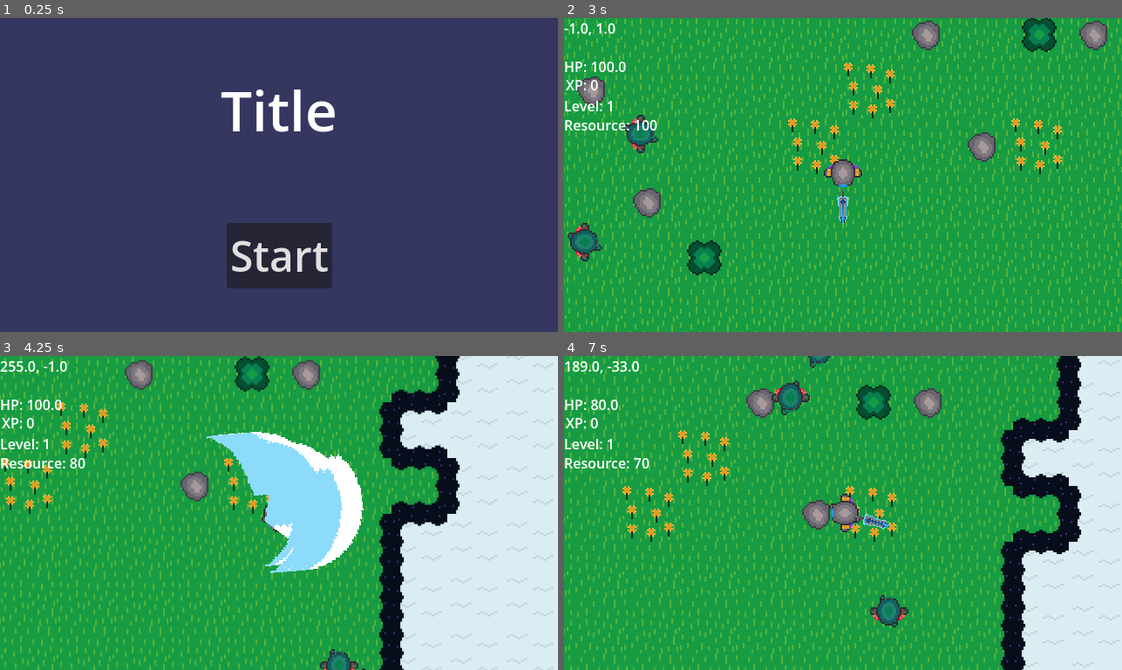
Above: before the commit, frames 1-4 (two rows, left to right).
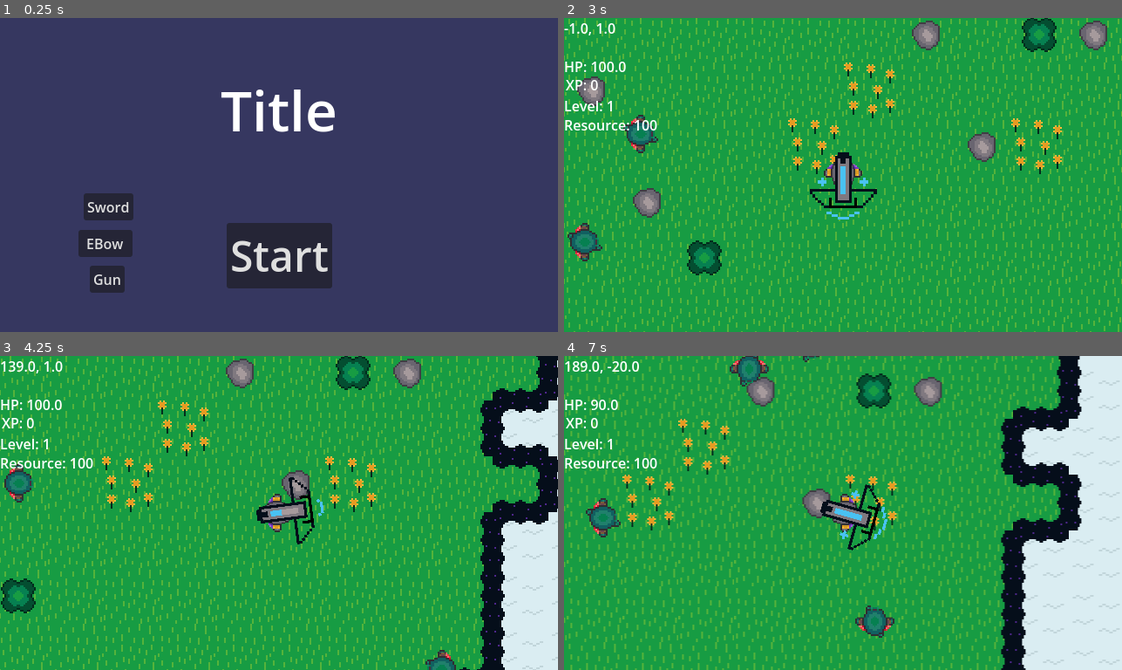
Above: after the commit, the same moments.

Repository: coder1015/real-roguelite
Game: Godot game, scene res://Scenes/main_menu.tscn
The game is run twice, just before and just after one commit, with the same random seed, the same clock (stepped at 60 frames per second) and the same inputs.
Inputs (mouse positions are in pixels of both pictures, inside the frame that each line leads up to):
- Up to frame 1 (0.25 s): no input
- Up to frame 2 (3 s): click (670, 278) at 0.5 s, where only the run after the commit has a clickable "Gun"; click (670, 206) at 1.25 s, where only the run after the commit has a clickable "Sword"; click (670, 244) at 2 s, where only the run after the commit has a clickable "EBow"; click "Start" at 2.75 s
- Up to frame 3 (4.25 s): move the mouse to (401, 497) at 3.52 s; hold D (move_right) from 3.53 s (still down); tap 1 (ability_1) at 3.6 s; click (401, 497) at 3.67 s; tap 2 (ability_2) at 3.8 s
- Up to frame 4 (7 s): move the mouse to (731, 528) at 4.27 s; release D (move_right) at 4.28 s; hold S (move_down) 4.28-5.03 s; tap 2 (ability_2) at 4.35, 6.05, 6.6 s; tap 3 (ability_3) at 4.55, 5.1, 6.8 s; move the mouse to (898, 443) at 5.02 s; hold D (move_right) 5.03-5.78 s; tap 1 (ability_1) at 5.3, 5.85 s; move the mouse to (815, 575) at 5.77 s; hold W (move_up) 5.78-6.53 s; click (815, 575) at 5.92 s; move the mouse to (1010, 560) at 6.52 s; hold A (move_left) from 6.53 s (still down)

The runs differ from the first frame. In frame 1, 2.1% of the frame differs, in the area x 14-24%, y 55-88%; in frame 2, 0.7%; in frame 3, 47%, in the area x 0-100%, y 0-100%; in frame 4, 28%.

Commit message:
AbilitySystemCleaning

Diff:
--- a/real-roguelike-godot-name/Scenes/ability_system.tscn
+++ b/real-roguelike-godot-name/Scenes/ability_system.tscn
@@ -1,8 +1,8 @@
 [gd_scene format=3 uid="uid://cx3m08pwi3o17"]
 
-[ext_resource type="Script" uid="uid://blco3xah8s4n1" path="res://Scripts/SwordAbilities/big_slash.gd" id="1_8gr4k"]
-[ext_resource type="Script" uid="uid://xr3xevcm7wgq" path="res://Scripts/SwordAbilities/slash_dash.gd" id="2_nfwpv"]
-[ext_resource type="Script" uid="uid://ouuo2cka2h3j" path="res://Scripts/SwordAbilities/razor_cuts.gd" id="3_115fw"]
+[ext_resource type="Script" uid="uid://blco3xah8s4n1" path="res://Scripts/SwordAbilities/sword_ability1.gd" id="1_8gr4k"]
+[ext_resource type="Script" uid="uid://xr3xevcm7wgq" path="res://Scripts/SwordAbilities/sword_ability2.gd" id="2_nfwpv"]
+[ext_resource type="Script" uid="uid://ouuo2cka2h3j" path="res://Scripts/SwordAbilities/sword_ability3.gd" id="3_115fw"]
 
 [node name="ability_system" type="Node2D" unique_id=447382601]
 
@@ -31,3 +31,5 @@
 ability_name = null
 resource_cost = null
 cooldown_time = null
+
+[node name="EBowAbilities" type="Node2D" parent="." unique_id=1886906548]
--- a/real-roguelike-godot-name/Scenes/main_menu.tscn
+++ b/real-roguelike-godot-name/Scenes/main_menu.tscn
@@ -51,3 +51,31 @@
 grow_vertical = 0
 theme_override_font_sizes/font_size = 48
 text = "Start"
+
+[node name="Gun" type="Button" parent="." unique_id=260029238]
+layout_mode = 0
+offset_left = 103.0
+offset_top = 284.0
+offset_right = 143.0
+offset_bottom = 315.0
+text = "Gun"
+
+[node name="Sword" type="Button" parent="." unique_id=1062958178]
+layout_mode = 0
+offset_left = 96.0
+offset_top = 201.0
+offset_right = 153.0
+offset_bottom = 232.0
+text = "Sword"
+
+[node name="EBow" type="Button" parent="." unique_id=888922233]
+layout_mode = 0
+offset_left = 90.0
+offset_top = 243.0
+offset_right = 152.0
+offset_bottom = 274.0
+text = "EBow"
+
+[connection signal="pressed" from="Gun" to="." method="_on_gun_pressed"]
+[connection signal="pressed" from="Sword" to="." method="_on_sword_pressed"]
+[connection signal="pressed" from="EBow" to="." method="_on_e_bow_pressed"]
--- /dev/null
+++ b/real-roguelike-godot-name/Scripts/EBowAbilities/ebow_ability1.gd
@@ -0,0 +1 @@
+extends Node
--- /dev/null
+++ b/real-roguelike-godot-name/Scripts/EBowAbilities/ebow_ability2.gd
@@ -0,0 +1 @@
+extends Node
--- /dev/null
+++ b/real-roguelike-godot-name/Scripts/EBowAbilities/ebow_ability3.gd
@@ -0,0 +1 @@
+extends Node
--- /dev/null
+++ b/real-roguelike-godot-name/Scripts/GunAbilities/gun_ability1.gd
@@ -0,0 +1 @@
+extends Node
--- /dev/null
+++ b/real-roguelike-godot-name/Scripts/GunAbilities/gun_ability2.gd
@@ -0,0 +1 @@
+extends Node
--- /dev/null
+++ b/real-roguelike-godot-name/Scripts/GunAbilities/gun_ability3.gd
@@ -0,0 +1 @@
+extends Node
--- a/real-roguelike-godot-name/Scripts/globals.gd
+++ b/real-roguelike-godot-name/Scripts/globals.gd
@@ -5,6 +5,7 @@
 const TILE_SIZE = 32
 
 var armor_menu_open = false
+var chosen_class: String = "Sword"
 
 const BIOME_ENEMIES = {
 	Vector2i(0, 0): "res://Scenes/enemy.tscn",   # grass
--- a/real-roguelike-godot-name/Scripts/main_menu.gd
+++ b/real-roguelike-godot-name/Scripts/main_menu.gd
@@ -13,3 +13,12 @@
 
 func _on_start_pressed():
 	get_tree().change_scene_to_file("res://Scenes/Main.tscn")
+
+func _on_gun_pressed() -> void:
+	Globals.chosen_class = "Gun"
+
+func _on_sword_pressed() -> void:
+	Globals.chosen_class = "Sword"
+
+func _on_e_bow_pressed() -> void:
+	Globals.chosen_class = "EBow"
--- a/real-roguelike-godot-name/Scripts/player.gd
+++ b/real-roguelike-godot-name/Scripts/player.gd
@@ -56,11 +56,11 @@
 	$weapon_system/Ranged/Gun.hide()
 	$weapon_system/Ranged/EBow.hide()
 	$weapon_system/Melee/Sword.hide()
-	set_weapon($weapon_system/Melee/Sword)
-
-	$ability_system/SwordAbilities/BigSlash.upgrade()
-	$ability_system/SwordAbilities/SlashDash.upgrade()
-	$ability_system/SwordAbilities/RazorCuts.upgrade()
+
+	match Globals.chosen_class:
+		"Sword": set_weapon($weapon_system/Melee/Sword)
+		"Gun": set_weapon($weapon_system/Ranged/Gun)
+		"EBow": set_weapon($weapon_system/Ranged/EBow)
 
 	var width = Globals.WORLD_WIDTH * Globals.TILE_SIZE
 	var height = Globals.WORLD_HEIGHT * Globals.TILE_SIZE
@@ -85,10 +85,22 @@
 
 	if Input.is_action_just_pressed("ability_1"):
 		$ability_system/SwordAbilities/BigSlash.activate()
+		#match Globals.chosen_class:
+			#"Sword": $ability_system/SwordAbilities/BigSlash.activate()
+			#"Gun": $ability_system/SwordAbilities/BigSlash.activate()
+			#"EBow": $ability_system/SwordAbilities/BigSlash.activate()
 	if Input.is_action_just_pressed("ability_2"):
 		$ability_system/SwordAbilities/SlashDash.activate()
+		#match Globals.chosen_class:
+			#"Sword": $ability_system/SwordAbilities/BigSlash.activate()
+			#"Gun": $ability_system/GunAbilities/BigSlash.activate()
+			#"EBow": $ability_system/EBowAbilities/BigSlash.activate()
 	if Input.is_action_just_pressed("ability_3"):
 		$ability_system/SwordAbilities/RazorCuts.activate()
+		#match Globals.chosen_class:
+			#"Sword": $ability_system/SwordAbilities/BigSlash.activate()
+			#"Gun": $ability_system/GunAbilities/BigSlash.activate()
+			#"EBow": $ability_system/EBowAbilities/BigSlash.activate()
 
 	if input_velocity.length() > 0:
 		input_velocity = input_velocity.normalized() * speed
@@ -153,8 +165,20 @@
 		xp_to_next_level = 100 * level
 		get_parent().get_node("HUD").update_level(level)
 		get_parent().get_node("HUD").update_xp(xp)
-
-
+		upgrade_ability(level)
+
+func upgrade_ability(new_level: int) -> void:
+	var big_slash = $ability_system/SwordAbilities/BigSlash
+	var slash_dash = $ability_system/SwordAbilities/SlashDash
+	var razor_cuts = $ability_system/SwordAbilities/RazorCuts
+
+	match new_level:
+		2: big_slash.upgrade()       # unlock BigSlash at level 2
+		3: slash_dash.upgrade()      # unlock SlashDash at level 3
+		4: razor_cuts.upgrade()      # unlock RazorCuts at level 4
+		5: big_slash.upgrade()       # upgrade BigSlash again at level 5
+		6: slash_dash.upgrade()      # upgrade SlashDash again at level 6
+		7: razor_cuts.upgrade()      # upgrade RazorCuts again at level 7
 
 
 func recalculate_stats(old_max_hp):
Not shown, added: real-roguelike-godot-name/Scripts/EBowAbilities/ebow_ability1.gd.uid
Not shown, added: real-roguelike-godot-name/Scripts/EBowAbilities/ebow_ability2.gd.uid
Not shown, added: real-roguelike-godot-name/Scripts/EBowAbilities/ebow_ability3.gd.uid
Not shown, added: real-roguelike-godot-name/Scripts/GunAbilities/gun_ability1.gd.uid
Not shown, added: real-roguelike-godot-name/Scripts/GunAbilities/gun_ability2.gd.uid
Not shown, added: real-roguelike-godot-name/Scripts/GunAbilities/gun_ability3.gd.uid
Renamed: real-roguelike-godot-name/Scripts/SwordAbilities/big_slash.gd -> real-roguelike-godot-name/Scripts/SwordAbilities/sword_ability1.gd
Renamed: real-roguelike-godot-name/Scripts/SwordAbilities/big_slash.gd.uid -> real-roguelike-godot-name/Scripts/SwordAbilities/sword_ability1.gd.uid
Renamed: real-roguelike-godot-name/Scripts/SwordAbilities/slash_dash.gd -> real-roguelike-godot-name/Scripts/SwordAbilities/sword_ability2.gd
Renamed: real-roguelike-godot-name/Scripts/SwordAbilities/slash_dash.gd.uid -> real-roguelike-godot-name/Scripts/SwordAbilities/sword_ability2.gd.uid
Renamed: real-roguelike-godot-name/Scripts/SwordAbilities/razor_cuts.gd -> real-roguelike-godot-name/Scripts/SwordAbilities/sword_ability3.gd
Renamed: real-roguelike-godot-name/Scripts/SwordAbilities/razor_cuts.gd.uid -> real-roguelike-godot-name/Scripts/SwordAbilities/sword_ability3.gd.uid
